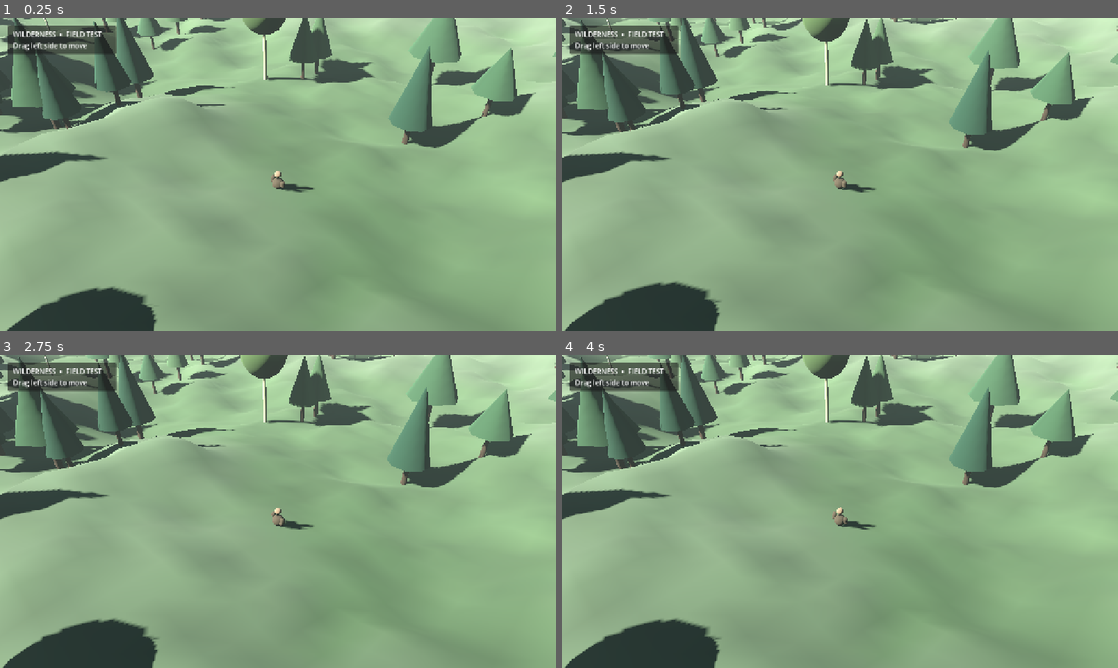
Above: before the commit, frames 1-4 (two rows, left to right).
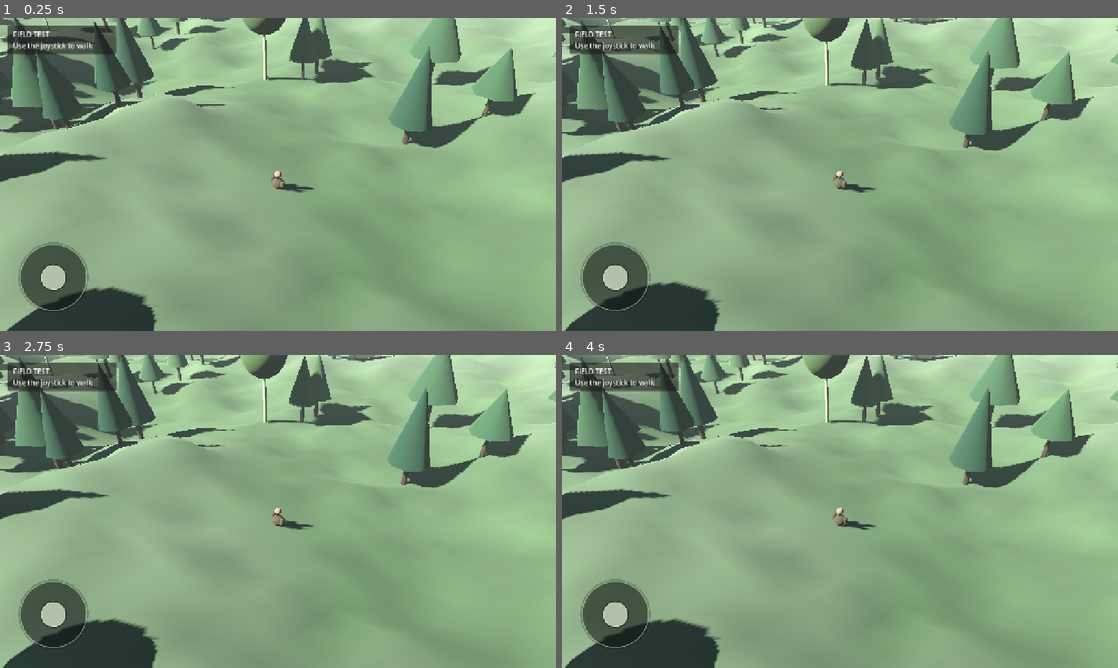
Above: after the commit, the same moments.

Repository: Masuku4129/Game
Game: Godot game, scene res://scenes/main.tscn
Same seed, same stepped clock (60 frames per second), same inputs: the game is played once before the commit and once after it.
Inputs (mouse positions are in pixels of both pictures, inside the frame that each line leads up to):
- Up to frame 1 (0.25 s): no input
- Up to frame 2 (1.5 s): move the mouse to (962, 158) at 0.52 s; hold Right (ui_right) 0.53-1.25 s; click (962, 158) at 0.67 s; drag from (728, 190) to (812, 237) at 1.27 s
- Up to frame 3 (2.75 s): tap Enter at 2 s; move the mouse to (333, 442) at 2.02 s; hold Right (ui_right) from 2.03 s (still down)
- Up to frame 4 (4 s): release Right (ui_right) at 2.75 s; drag from (812, 574) to (673, 464) at 2.77 s; move the mouse to (1006, 558) at 3.52 s; hold Left (ui_left) from 3.53 s (still down)

The runs differ from the first frame. In frame 1, 2.3% of the frame differs, in the area x 2-19%, y 4-94%; in frame 2, 2.2%; in frame 3, 2.2%; in frame 4, 2.2%.

Commit message:
Connect player movement to on-screen analog joystick

Diff:
--- a/scripts/main.gd
+++ b/scripts/main.gd
@@ -17,6 +17,7 @@
 var touch_origin := Vector2.ZERO
 var active_touch := -1
 var hud_label: Label
+var joystick: Control
 
 
 func _ready() -> void:
@@ -254,18 +255,32 @@
 	margin.add_theme_constant_override("margin_top", 8)
 	margin.add_theme_constant_override("margin_bottom", 8)
 	hud_label = Label.new()
-	hud_label.text = "WILDERNESS  •  FIELD TEST\nDrag left side to move"
+	hud_label.text = "FIELD TEST\nUse the joystick to walk"
 	margin.add_child(hud_label)
 	panel.add_child(margin)
 	layer.add_child(panel)
+	joystick = Control.new()
+	joystick.set_script(load("res://scripts/ui/virtual_joystick.gd"))
+	joystick.name = "MovementJoystick"
+	joystick.anchor_left = 0.0
+	joystick.anchor_top = 1.0
+	joystick.anchor_right = 0.0
+	joystick.anchor_bottom = 1.0
+	joystick.offset_left = 28.0
+	joystick.offset_top = -218.0
+	joystick.offset_right = 218.0
+	joystick.offset_bottom = -28.0
+	layer.add_child(joystick)
 	add_child(layer)
 
 
 func _physics_process(delta: float) -> void:
 	var direction := Vector3.ZERO
 	var keyboard := Input.get_vector("ui_left", "ui_right", "ui_up", "ui_down")
-	direction.x = keyboard.x + touch_vector.x
-	direction.z = keyboard.y + touch_vector.y
+	var stick: Vector2 = joystick.get_value() if joystick != null else Vector2.ZERO
+	var move_input := (keyboard + stick).limit_length(1.0)
+	direction.x = move_input.x
+	direction.z = move_input.y
 	direction = direction.limit_length(1.0)
 
 	if direction.length_squared() > 0.001:
@@ -290,17 +305,3 @@
 	var target_position := player.global_position + CAMERA_OFFSET
 	camera.global_position = camera.global_position.lerp(target_position, 1.0 - exp(-delta * 5.5))
 	camera.look_at(player.global_position + Vector3.UP * 0.7, Vector3.UP)
-
-
-func _input(event: InputEvent) -> void:
-	if event is InputEventScreenTouch:
-		if event.pressed and active_touch == -1 and event.position.x < get_viewport().get_visible_rect().size.x * 0.55:
-			active_touch = event.index
-			touch_origin = event.position
-			touch_vector = Vector2.ZERO
-		elif not event.pressed and event.index == active_touch:
-			active_touch = -1
-			touch_vector = Vector2.ZERO
-	elif event is InputEventScreenDrag and event.index == active_touch:
-		var drag_delta: Vector2 = (event.position - touch_origin) / 90.0
-		touch_vector = Vector2(clampf(drag_delta.x, -1.0, 1.0), clampf(drag_delta.y, -1.0, 1.0))
